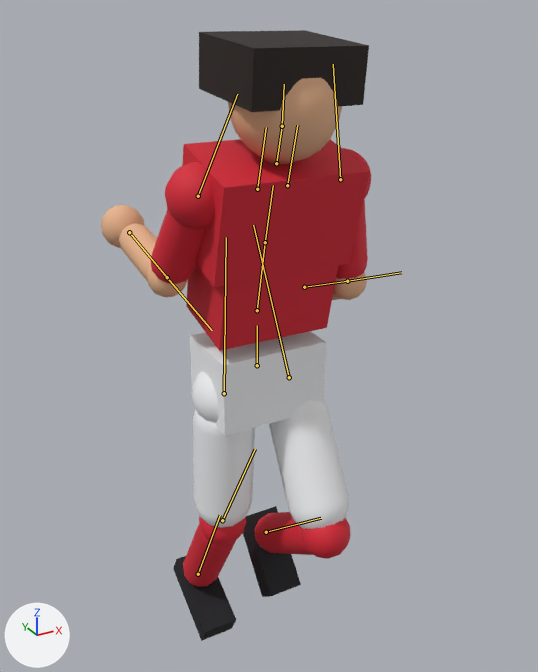
Before and after pictures for a commit that changed the glTF model src/assets/player.glb.
Camera for both pictures: a 50 mm camera at (-0.849, -1.607, 1.925) aimed at (0.057, 0.041, 1.102). Arrows for +X, +Y and +Z are at lower left; the lights stay in place. The older version comes first. Both versions are drawn at frame 11 of the action 'run'; the numbers are the values there. The bones that change, and the others that lie on the model, are drawn over the model as lines.
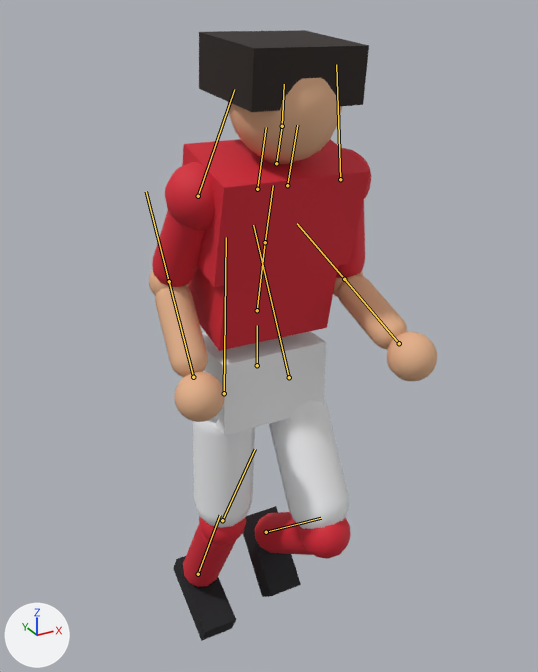
Pixel boxes (x1, y1, x2, y2) of what changed, in the pictures (538 x 672 px):
'Mesh_0', posed (7% wider)
    before: (101, 30, 371, 641)
    after: (149, 30, 437, 641)
bone 'upperArmL', root to tip
    before: (340, 179) to (333, 64)
    after: (340, 179) to (336, 64)
bone 'lowerArmL', root to tip
    before: (347, 281) to (401, 272)
    after: (344, 279) to (297, 223)
bone 'upperArmR', root to tip
    before: (198, 196) to (237, 94)
    after: (198, 196) to (234, 89)
bone 'lowerArmR', root to tip
    before: (167, 277) to (212, 330)
    after: (169, 281) to (146, 191)

Patch to the scene script:
```diff
--- a/src/assets/player.glb.py
+++ b/src/assets/player.glb.py
@@ bone_upperarml @@
 bone_upperarml = bpy.data.objects['Player'].pose.bones['upperArmL']  # child of 'shoulderL'
-bone_upperarml.rotation_quaternion = (0.986, -0.138, 0.008, 0.059)  # degrees (-16, 2, 7)
+bone_upperarml.rotation_quaternion = (0.99, -0.113, 0.007, 0.059)  # degrees (-13, 2, 7)
@@ bone_lowerarml @@
 bone_lowerarml = bpy.data.objects['Player'].pose.bones['lowerArmL']  # child of 'upperArmL'
-bone_lowerarml.rotation_quaternion = (0.828, 0.561, 0.0, 0.0)  # degrees (68, 0, 0)
+bone_lowerarml.rotation_quaternion = (0.821, -0.57, 0.0, 0.0)  # degrees (-69, 0, 0)
@@ bone_upperarmr @@
 bone_upperarmr = bpy.data.objects['Player'].pose.bones['upperArmR']  # child of 'shoulderR'
-bone_upperarmr.rotation_quaternion = (0.986, 0.138, 0.008, -0.059)  # degrees (16, 2, -7)
+bone_upperarmr.rotation_quaternion = (0.99, 0.112, 0.007, -0.059)  # degrees (13, 2, -7)
@@ bone_lowerarmr @@
 bone_lowerarmr = bpy.data.objects['Player'].pose.bones['lowerArmR']  # child of 'upperArmR'
-bone_lowerarmr.rotation_quaternion = (0.813, 0.581, 0.0, 0.0)  # degrees (71, 0, 0)
+bone_lowerarmr.rotation_quaternion = (0.828, -0.561, 0.0, 0.0)  # degrees (-68, 0, 0)
```
